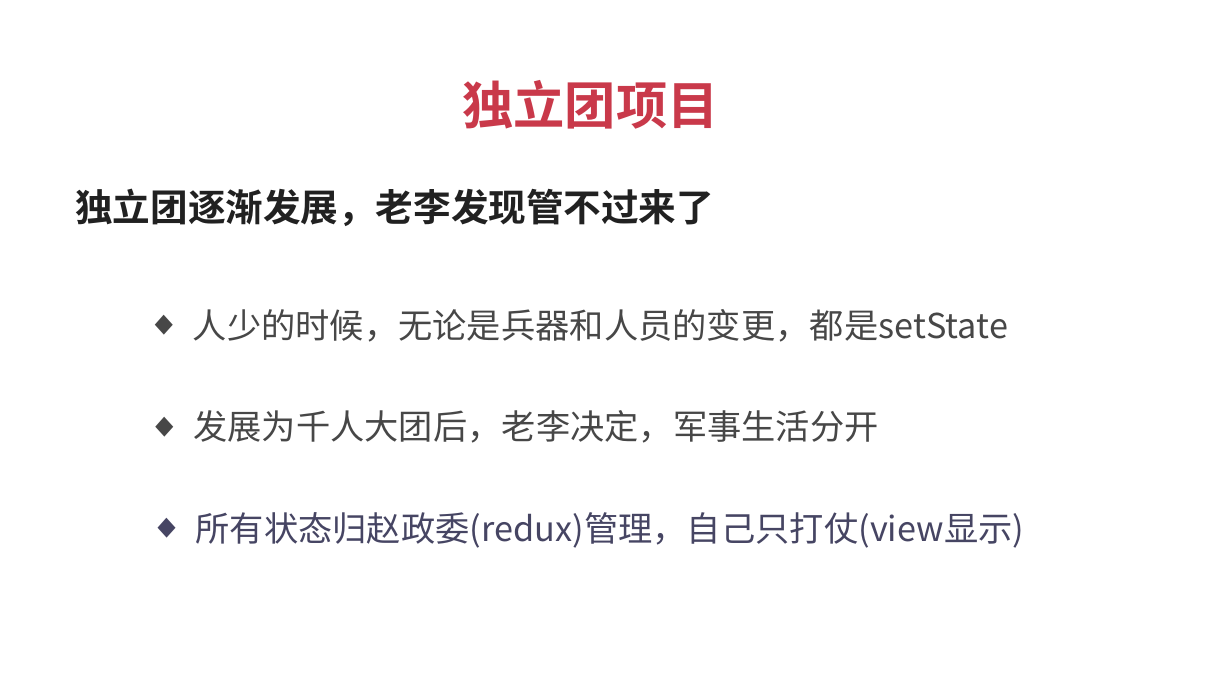
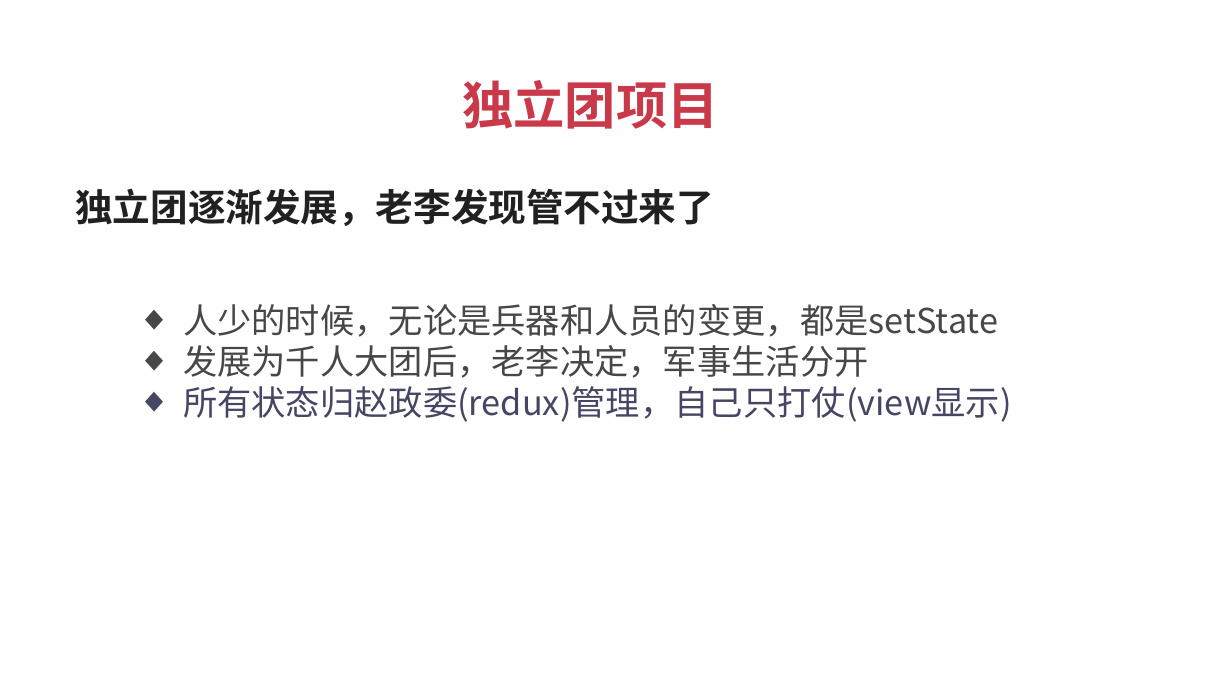
Before and after one commit to Crystal2030/react-zhaopin, a slide deck: slide 4 of ppt/03 Redux状态管理.pptx. Drawn at 1232x693 pixels with LibreOffice and Linux fonts; fonts in the diff are those of the drawing. Boxes give left, top, right and bottom in pixels: in the first picture for what was removed or moved away, otherwise in the second. Text is boxed around its words. In the diff, an @@ line names an element or a change of style, - is before the commit and + after.

```diff
--- a/ppt/03 Redux状态管理.pptx
+++ b/ppt/03 Redux状态管理.pptx
@@ text "人少的时候，无论是兵器和人员的变更，都是setState": place and size @@
-text "人少的时候，无论是兵器和人员的变更，都是setState" at [193, 309, 1008, 342]
+text "人少的时候，无论是兵器和人员的变更，都是setState" at [183, 304, 1012, 422]
@@ text at [183, 345, 1012, 422]: paragraphs added @@
+  ◆ 发展为千人大团后，老李决定，军事生活分开
+  ◆ 所有状态归赵政委(redux)管理，自己只打仗(view显示)
@@ text removed at [193, 410, 879, 443] @@
-  ◆ 发展为千人大团后，老李决定，军事生活分开
@@ text removed at [196, 512, 1025, 548] @@
-  ◆ 所有状态归赵政委(redux)管理，自己只打仗(view显示)
```
Also in this commit, not shown: 6 other slides changed, 3 other files.
